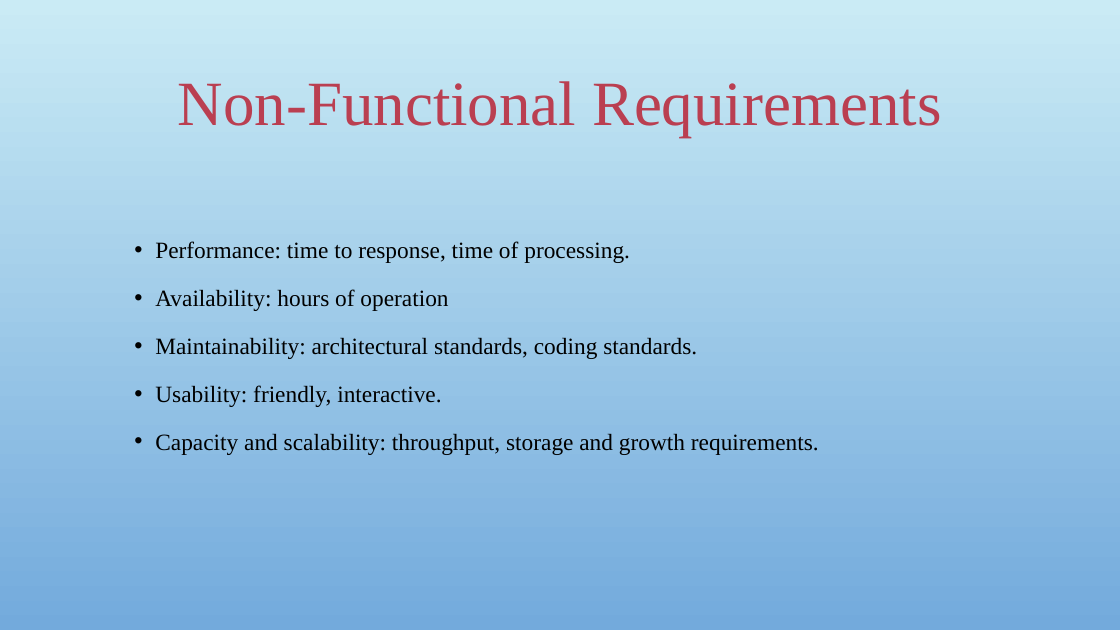
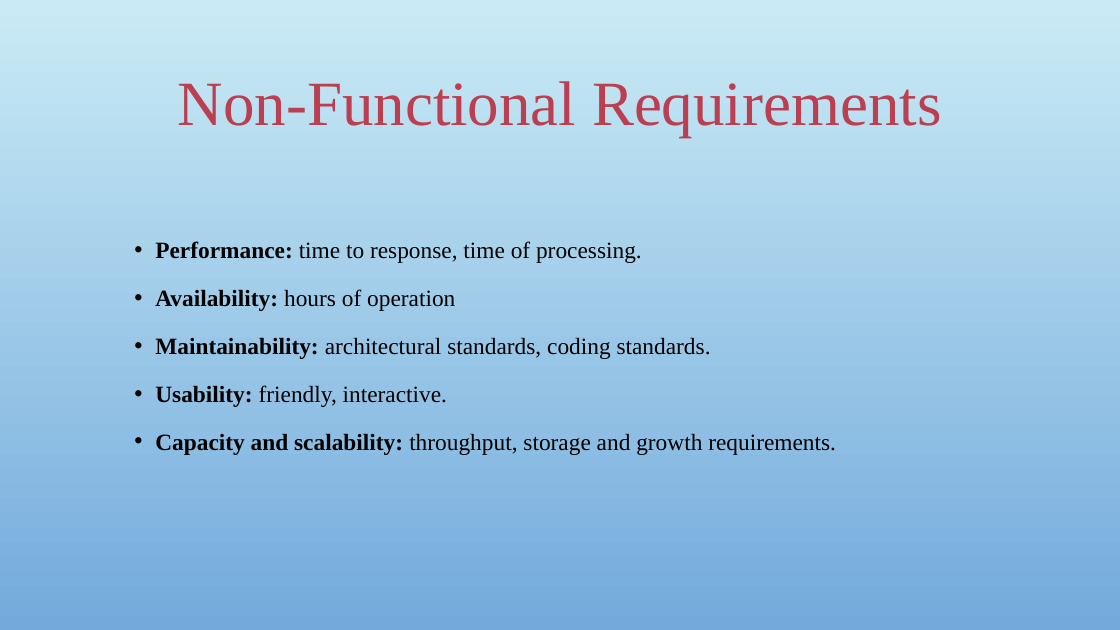
Before and after one commit to sangnvus/japanesedictionary, a slide deck: slide 14 of WIP/Documents/Report 1/UJD_VN_Examination_v1.0_EN/UJD_VN_ProjectOverview_v1.0.pptx. Drawn at 1120x630 pixels with LibreOffice and Linux fonts; fonts in the diff are those of the drawing; background and template pictures are left out. Boxes give left, top, right and bottom in pixels: in the first picture for what was removed or moved away, otherwise in the second. Text is boxed around its words. In the diff, an @@ line names an element or a change of style, - is before the commit and + after.

```diff
--- a/WIP/Documents/Report 1/UJD_VN_Examination_v1.0_EN/UJD_VN_ProjectOverview_v1.0.pptx
+++ b/WIP/Documents/Report 1/UJD_VN_Examination_v1.0_EN/UJD_VN_ProjectOverview_v1.0.pptx
@@ text "Performance: time to response, time ..." at (x1=155, y1=241, x2=836, y2=455): bold on in "Performance:", "Availability:", "Maintainability:", "Usability:" and 1 more places @@
```
Also in this commit, not shown: 7 other slides changed, 11 slides added, 1 slide removed.
